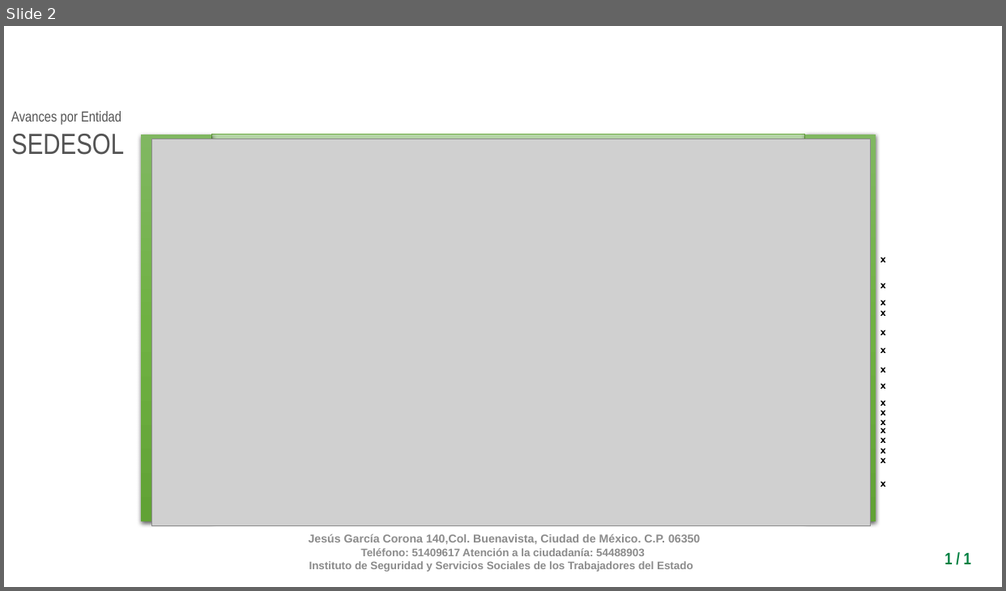
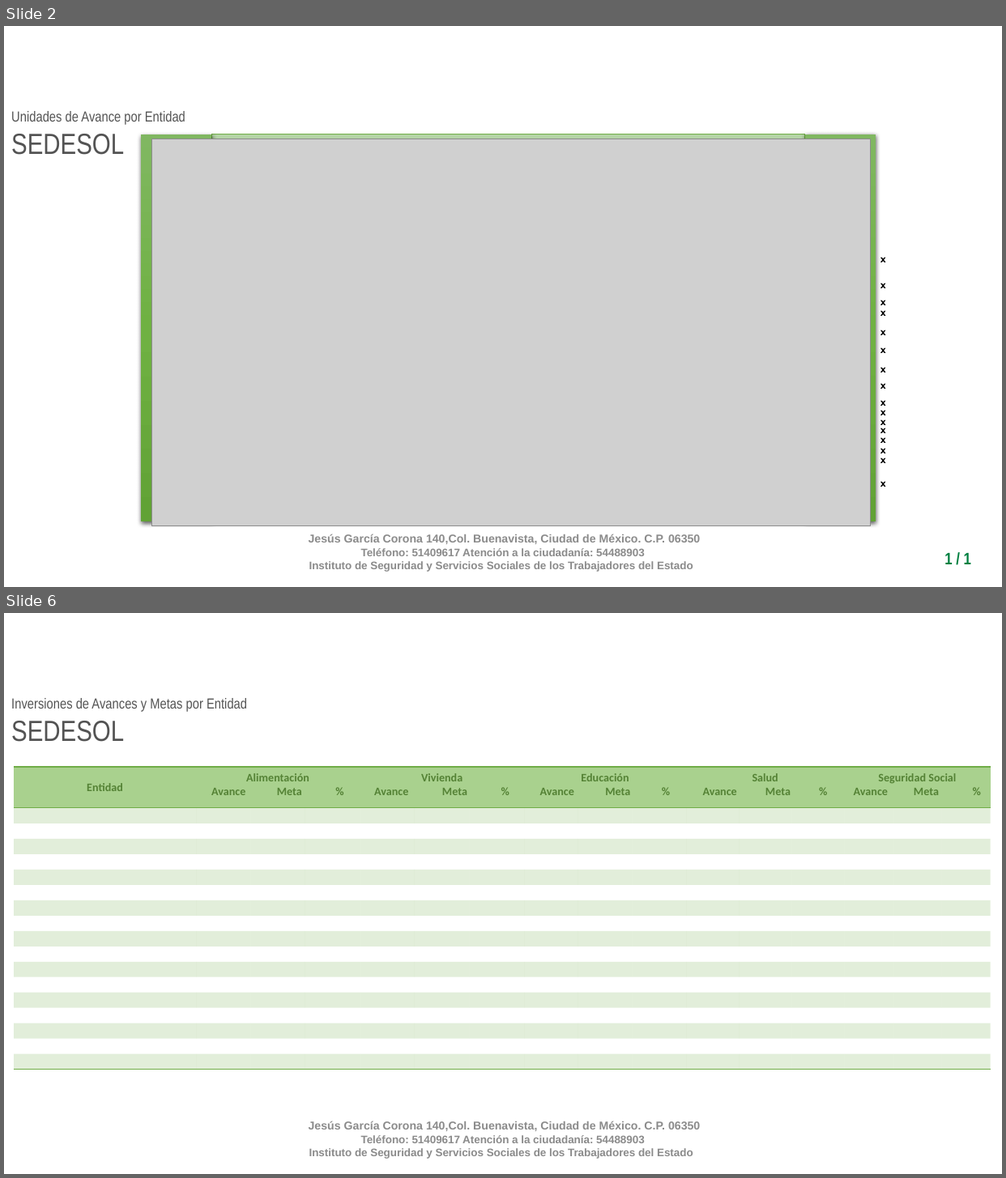
Before and after one commit to fpedro23/djangoISSSTE, a slide deck: djangoISSSTE/static/ppt/presentacion_avances.pptx. Shown one above the other, each under a label of ours: slide 2 before the commit, slides 2 and 6 after it; the slides between them are not shown. The pictures are 1006x591 and 1006x1178 pixels, drawn with LibreOffice and Linux fonts; fonts in the diff are those of the drawing; grey boxes stand for pictures; background and template pictures are left out. Boxes give left, top, right and bottom in pixels: in the first picture for what was removed or moved away, otherwise in the second. Text is boxed around its words. In the diff, an @@ line names an element or a change of style, - is before the commit and + after.

Commit message:
se mejoró el reporte de presentación de avances, se agregó  unidades de avance, unidades de meta, porcentaje, inversion por avance, inversión por meta, porcentaje, se agregó mapa con información de porcentaje.

```diff
--- a/djangoISSSTE/static/ppt/presentacion_avances.pptx
+++ b/djangoISSSTE/static/ppt/presentacion_avances.pptx
@@ slide 6 added at <box>4,613,1002,1174</box>, background #FFFFFF; not listed: 1 template element that a slide beside it also shows @@
@@ text added at <box>11,698,247,742</box>, 14 pt, text #525252 @@
+Inversiones de Avances y Metas por Entidad
+SEDESOL
@@ table added at <box>14,767,988,1105</box>, 18 rows, 16 columns @@
+Entidad | Alimentación / Avance Meta % |  |  | Vivienda / Avance Meta % |  |  | Educación / Avance Meta % |  |  | Salud / Avance Meta % |  |  | Seguridad Social / Avance Meta % |  | 
+ |  |  |  |  |  |  |  |  |  |  |  |  |  |  | 
+ |  |  |  |  |  |  |  |  |  |  |  |  |  |  | 
+ |  |  |  |  |  |  |  |  |  |  |  |  |  |  | 
+ |  |  |  |  |  |  |  |  |  |  |  |  |  |  | 
+ |  |  |  |  |  |  |  |  |  |  |  |  |  |  | 
+ |  |  |  |  |  |  |  |  |  |  |  |  |  |  | 
+ |  |  |  |  |  |  |  |  |  |  |  |  |  |  | 
+ |  |  |  |  |  |  |  |  |  |  |  |  |  |  | 
+ |  |  |  |  |  |  |  |  |  |  |  |  |  |  | 
+ |  |  |  |  |  |  |  |  |  |  |  |  |  |  | 
+ |  |  |  |  |  |  |  |  |  |  |  |  |  |  | 
+ |  |  |  |  |  |  |  |  |  |  |  |  |  |  | 
+ |  |  |  |  |  |  |  |  |  |  |  |  |  |  | 
+ |  |  |  |  |  |  |  |  |  |  |  |  |  |  | 
+ |  |  |  |  |  |  |  |  |  |  |  |  |  |  | 
+ |  |  |  |  |  |  |  |  |  |  |  |  |  |  | 
+ |  |  |  |  |  |  |  |  |  |  |  |  |  |  | 
@@ slide 2 changed as well @@
@@ text at <box>11,111,185,125</box>: text changed @@
-Avances por Entidad
+Unidades de Avance por Entidad
```
Also in this commit, not shown: 3 other slides changed, 2 other slides added, 2 other files.
